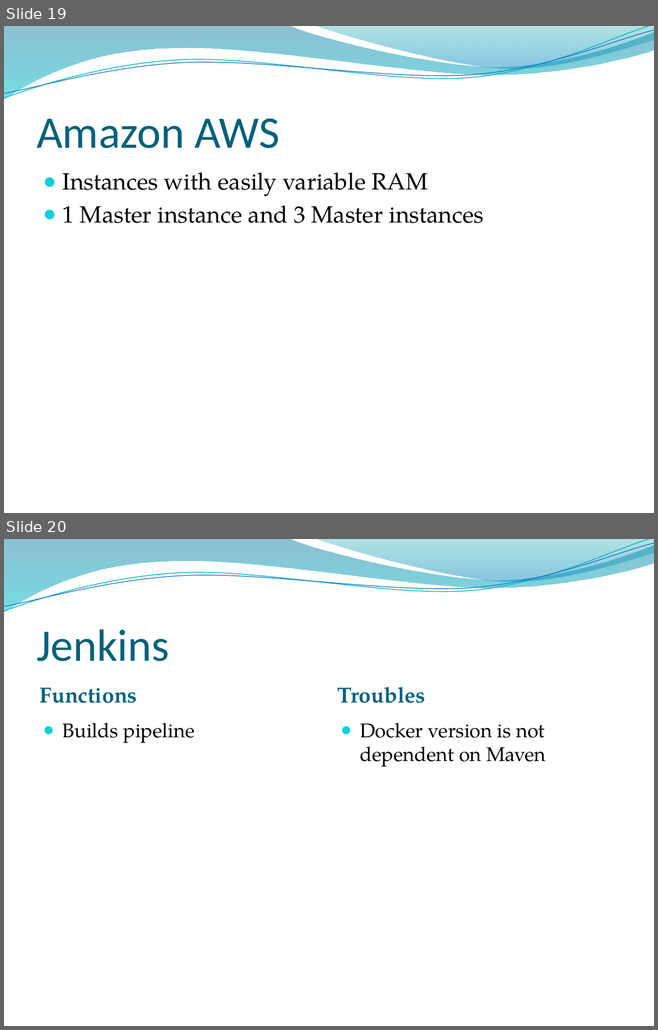
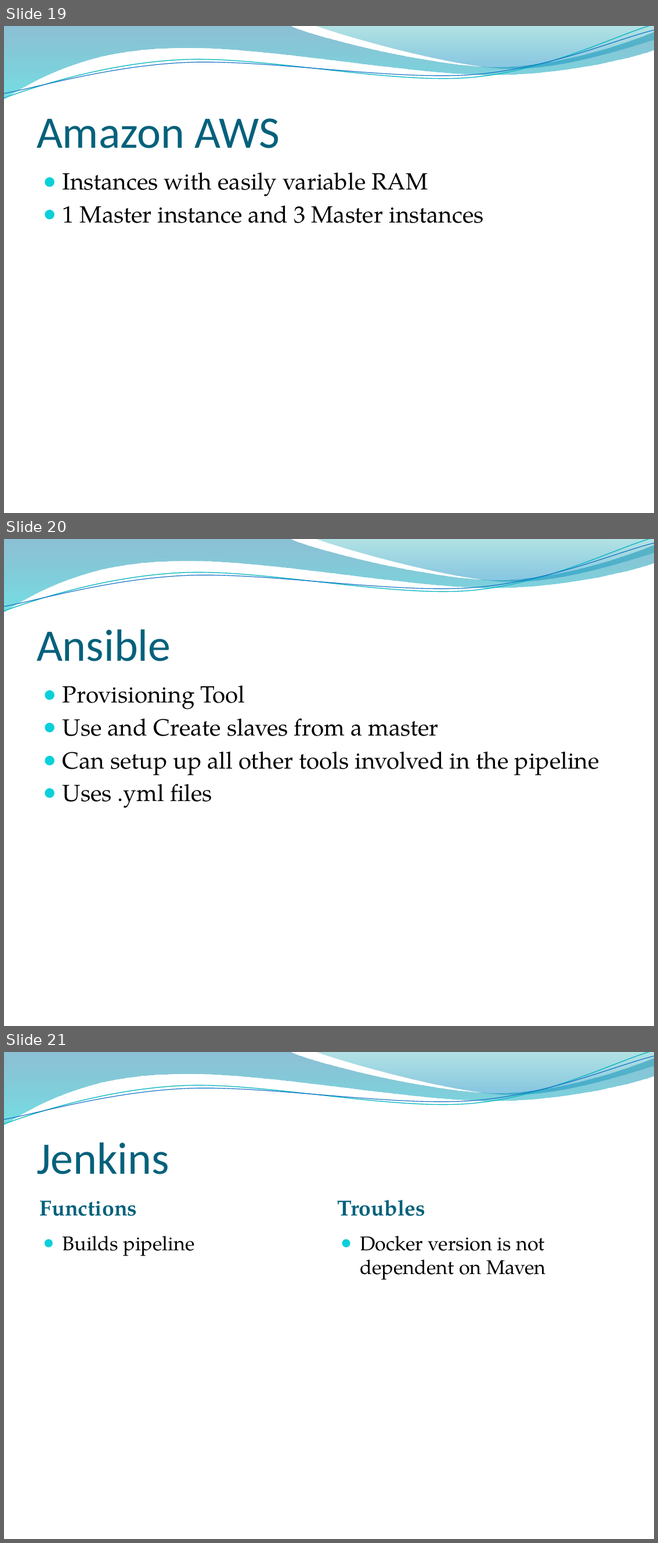
Before and after one commit to Brad94/Team2CIProject, a slide deck: Presentation.pptx. Shown one above the other, each under a label of ours: slides 19 and 20 before the commit, slides 19, 20 and 21 after it. The pictures are 658x1030 and 658x1543 pixels, drawn with LibreOffice and Linux fonts; fonts in the diff are those of the drawing; background and template pictures are left out. Boxes give left, top, right and bottom in pixels: in the first picture for what was removed or moved away, otherwise in the second. Text is boxed around its words. In the diff, an @@ line names an element or a change of style, - is before the commit and + after.

Commit message:
slideshow presentation

```diff
--- a/Presentation.pptx
+++ b/Presentation.pptx
@@ slide 20 added at (4,539,654,1026), background picture (left out); not listed: 4 template elements that a slide beside it also shows @@
@@ title added at (36,629,170,661), 50 pt, text #04617B @@
+Ansible
@@ text added at (63,685,599,808), 26 pt, text #000000 @@
+● Provisioning Tool
+● Use and Create slaves from a master
+● Can setup up all other tools involved in the pipeline
+● Uses .yml files
@@ what was slide 20 is now slide 21 @@
```
